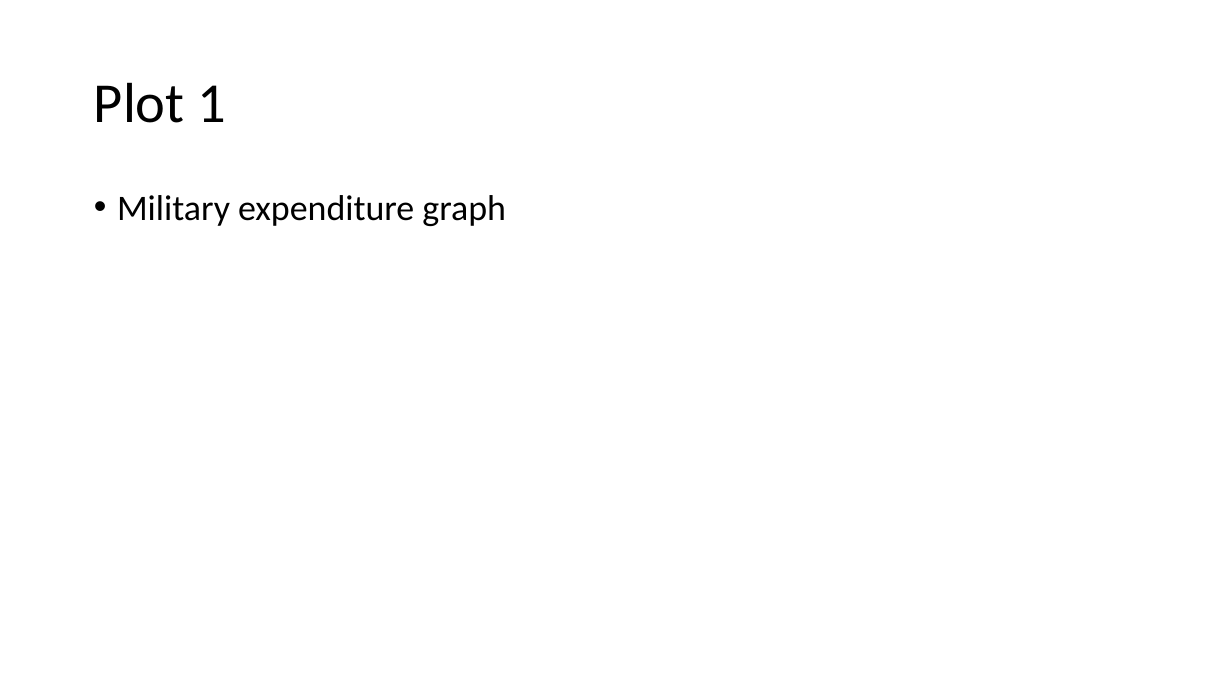
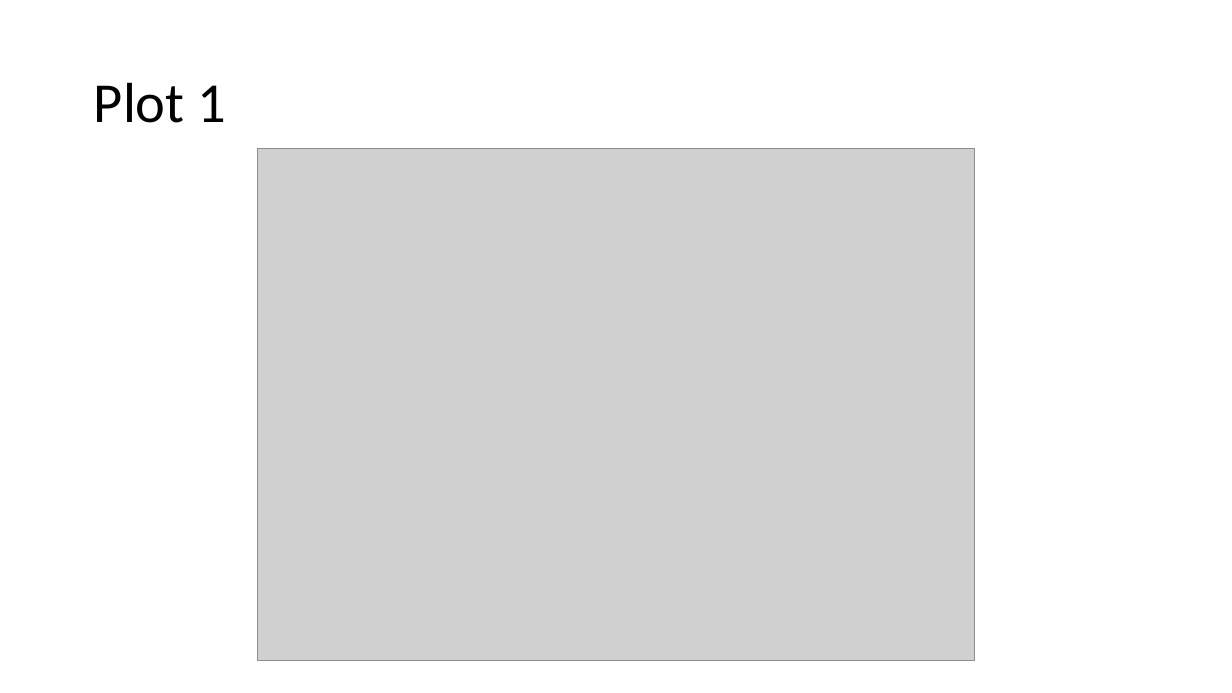
Before and after one commit to xazip/ds202_Final_Project, a slide deck: slide 15 of DS 202 Final Presentation.pptx (slide 12 before the commit). Drawn at 1232x693 pixels with LibreOffice and Linux fonts; fonts in the diff are those of the drawing; grey boxes stand for pictures. Boxes give left, top, right and bottom in pixels: in the first picture for what was removed or moved away, otherwise in the second. Text is boxed around its words. In the diff, an @@ line names an element or a change of style, - is before the commit and + after.

```diff
--- a/DS 202 Final Presentation.pptx
+++ b/DS 202 Final Presentation.pptx
@@ picture added at <box>258,148,975,660</box> @@
@@ text removed at <box>117,195,506,226</box> @@
-• Military expenditure graph
```
Also in this commit, not shown: 11 other slides changed, 3 slides added.
